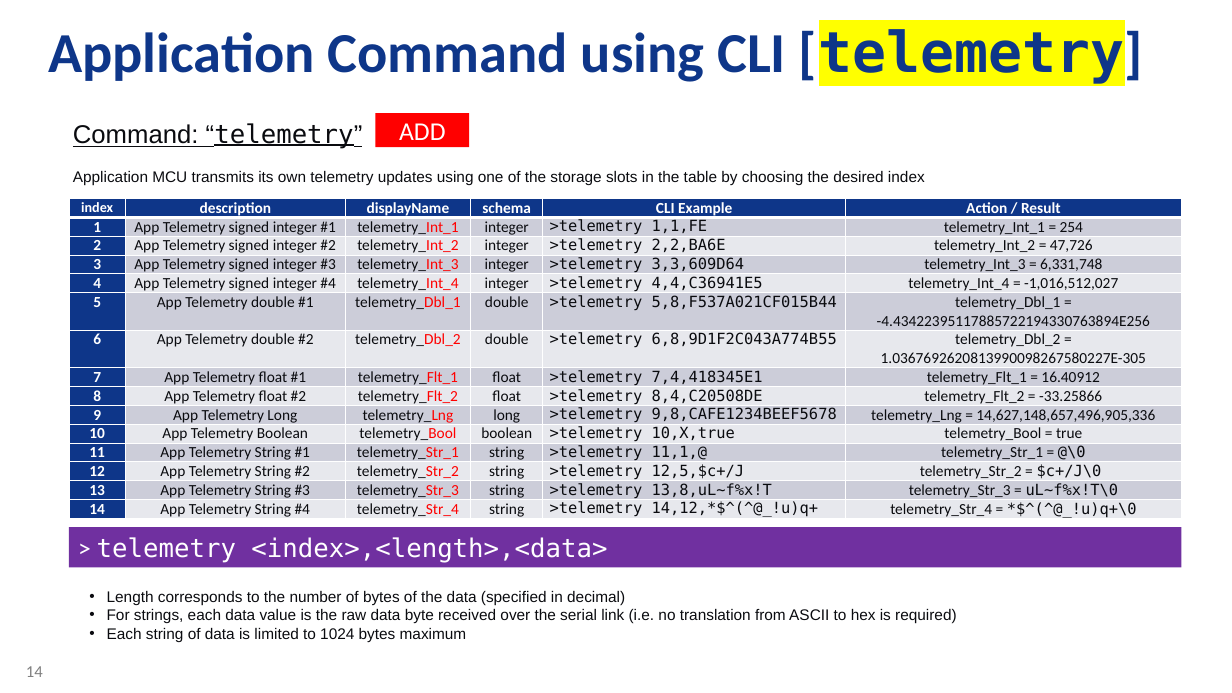
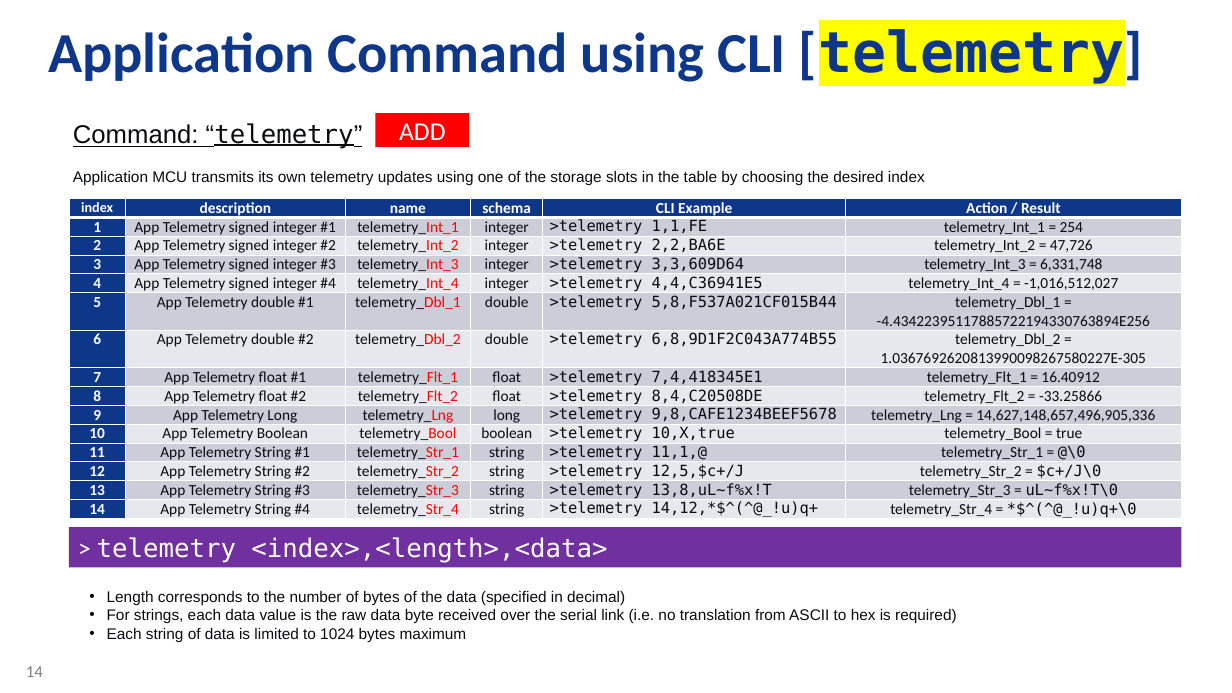
Before and after one commit to daisukeiot/Microchip-SAM-IoT-Wx-1, a slide deck: slide 14 of AO-Smith-MSFT-MCHP-r6.pptx. Drawn at 1232x693 pixels with LibreOffice and Linux fonts; fonts in the diff are those of the drawing; background and template pictures are left out. Boxes give left, top, right and bottom in pixels: in the first picture for what was removed or moved away, otherwise in the second. Text is boxed around its words. In the diff, an @@ line names an element or a change of style, - is before the commit and + after.

```diff
--- a/AO-Smith-MSFT-MCHP-r6.pptx
+++ b/AO-Smith-MSFT-MCHP-r6.pptx
@@ table at (69, 199, 1182, 523) @@
-row 1, column 3: displayName
+row 1, column 3: name
```
Also in this commit, not shown: 1 other slide changed.
